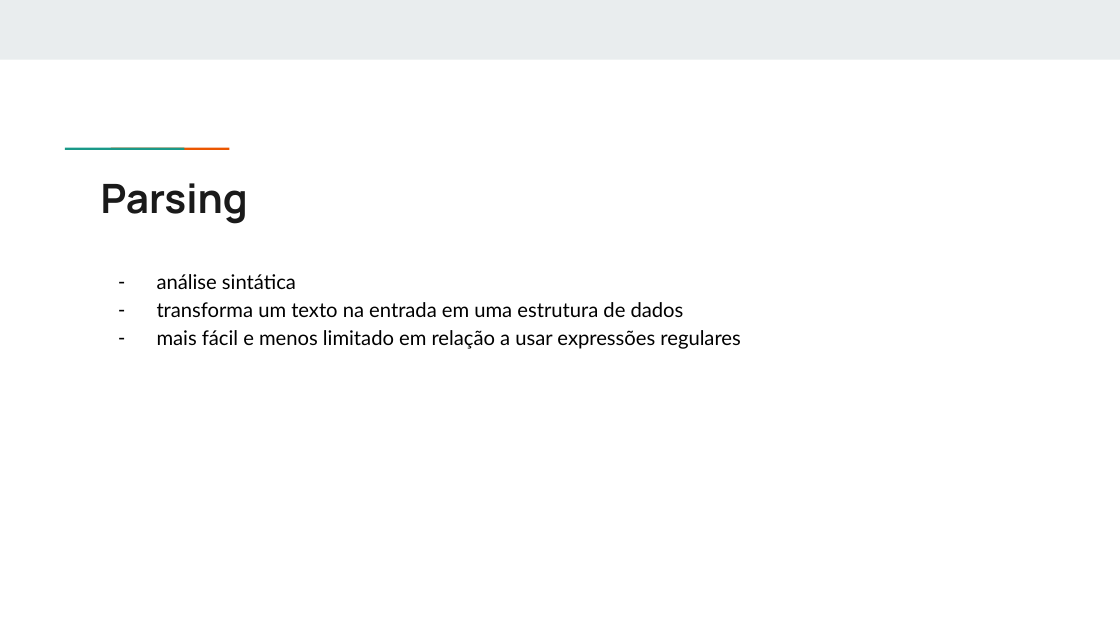
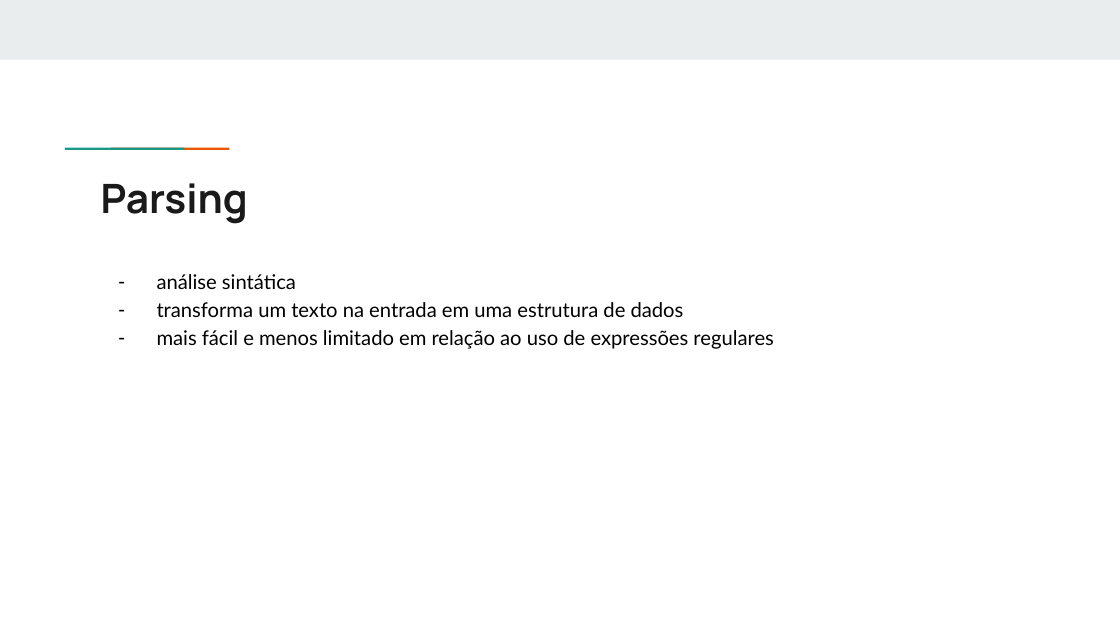
Before and after one commit to fernandohre/metodo, a slide deck: slide 4 of Apresentação ANTLR.pptx. Drawn at 1120x630 pixels with LibreOffice and Linux fonts; fonts in the diff are those of the drawing. Boxes give left, top, right and bottom in pixels: in the first picture for what was removed or moved away, otherwise in the second. Text is boxed around its words. In the diff, an @@ line names an element or a change of style, - is before the commit and + after.

```diff
--- a/Apresentação ANTLR.pptx
+++ b/Apresentação ANTLR.pptx
@@ text at [157, 330, 773, 349]: text changed @@
-– mais fácil e menos limitado em relação a usar expressões regulares
+– mais fácil e menos limitado em relação ao uso de expressões regulares
```
Also in this commit, not shown: 2 other slides changed, 1 slide added.
